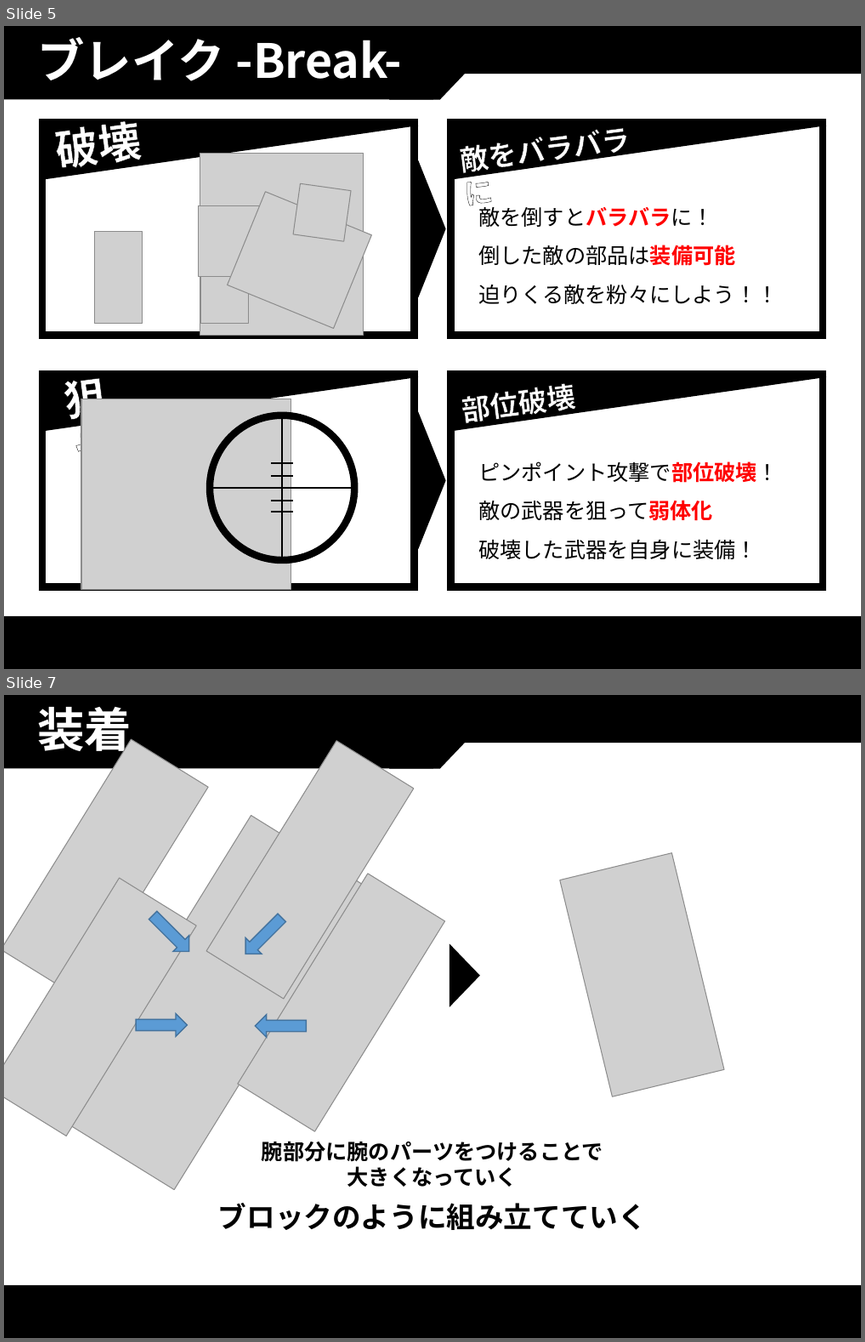
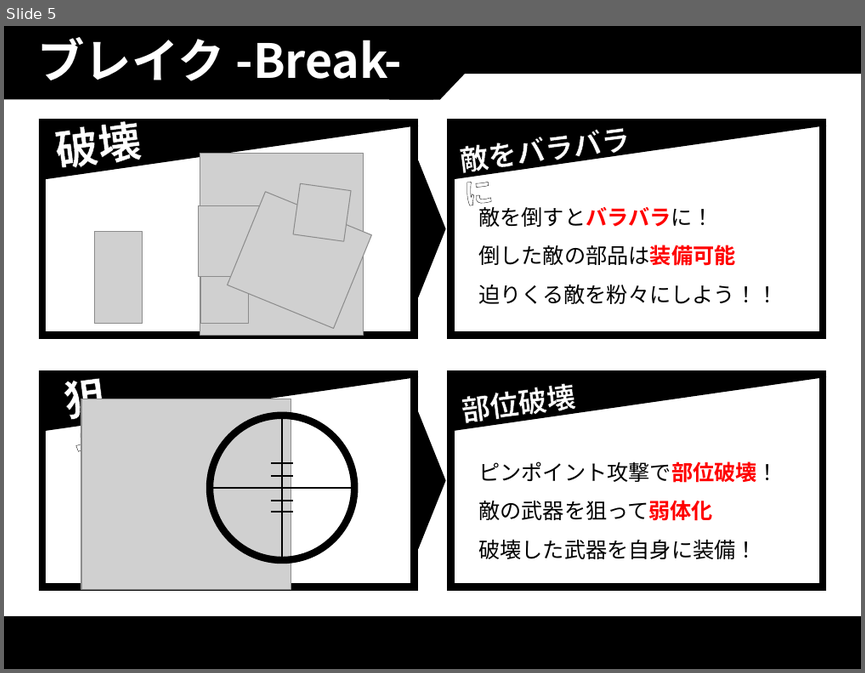
Before and after one commit to thi-bow/2017Team05, a slide deck: 企画/企画書/PurgeVer2.pptx. Shown one above the other, each under a label of ours: slides 5 and 7 before the commit, slide 5 after it; the slides between them are not shown. The pictures are 865x1342 and 865x673 pixels, drawn with LibreOffice and Linux fonts; fonts in the diff are those of the drawing; grey boxes stand for pictures. Boxes give left, top, right and bottom in pixels: in the first picture for what was removed or moved away, otherwise in the second. Text is boxed around its words. In the diff, an @@ line names an element or a change of style, - is before the commit and + after.

```diff
--- a/企画/企画書/PurgeVer2.pptx
+++ b/企画/企画書/PurgeVer2.pptx
@@ slide 7 removed at [4,695,861,1338], background #FFFFFF; not listed: 4 template elements that a slide beside it also shows @@
@@ title removed at [38,707,132,759] @@
-装着
@@ picture removed at [4,739,208,997] @@
@@ picture removed at [206,741,414,998] @@
@@ picture removed at [63,815,364,1190] @@
@@ picture removed at [238,873,445,1130] @@
@@ picture removed at [559,852,723,1096] @@
@@ picture removed at [4,878,197,1135] @@
@@ right arrow removed at [145,907,197,959] @@
@@ right arrow removed at [238,910,290,962] @@
@@ triangle removed at [449,943,480,1007] @@
@@ right arrow removed at [136,1014,188,1036] @@
@@ right arrow removed at [255,1015,307,1037] @@
@@ text removed at [262,1140,603,1186] @@
-腕部分に腕のパーツをつけることで
-大きくなっていく
@@ text removed at [218,1202,647,1230] @@
-ブロックのように組み立てていく
```
Also in this commit, not shown: 2 slides changed, 2 slides added, 2 other slides removed, 4 other files.
